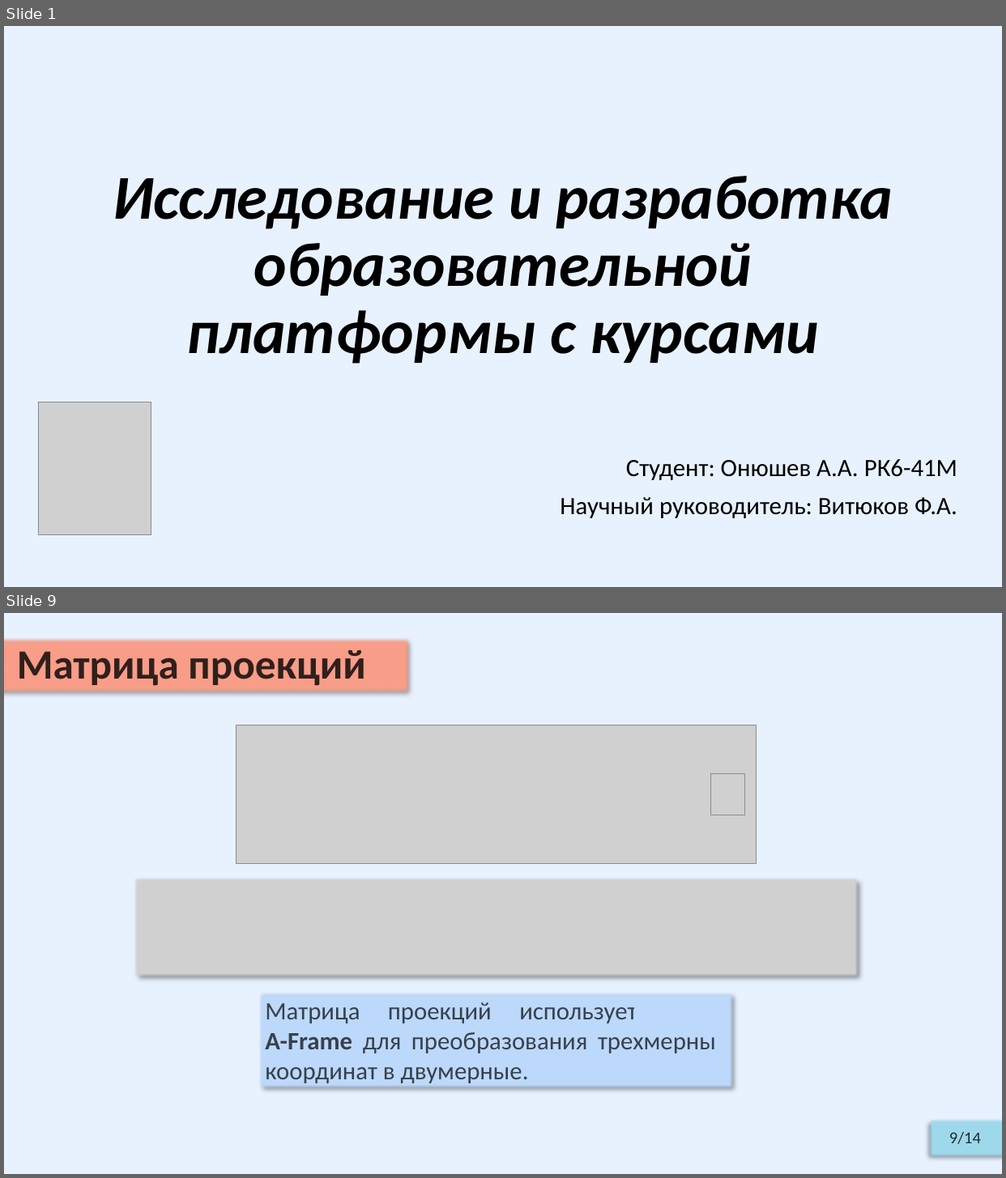
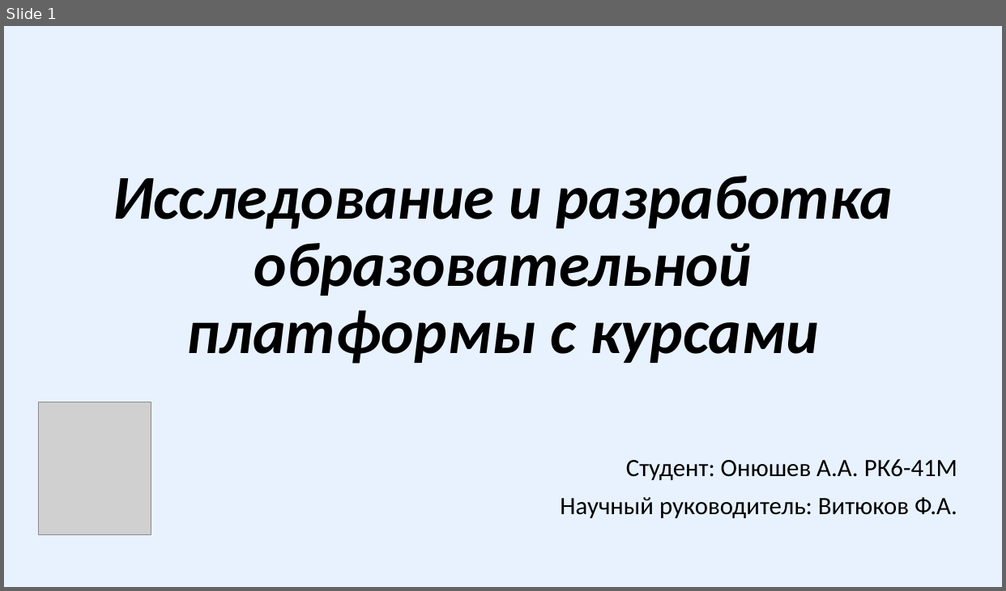
Before and after one commit to Relax-FM/Diploma, a slide deck: master/Diploma/presentation/OnyushevA_RK6-41M.pptx. Shown one above the other, each under a label of ours: slides 1 and 9 before the commit, slide 1 after it; the slides between them are not shown. The pictures are 1006x1178 and 1006x591 pixels, drawn with LibreOffice and Linux fonts; fonts in the diff are those of the drawing; grey boxes stand for pictures. Boxes give left, top, right and bottom in pixels: in the first picture for what was removed or moved away, otherwise in the second. Text is boxed around its words. In the diff, an @@ line names an element or a change of style, - is before the commit and + after.

```diff
--- a/master/Diploma/presentation/OnyushevA_RK6-41M.pptx
+++ b/master/Diploma/presentation/OnyushevA_RK6-41M.pptx
@@ slide 9 removed at (4,613,1002,1174), background #E8F2FE @@
@@ subtitle removed at (4,637,410,694) @@
-Матрица проекций
@@ picture removed at (236,725,756,864) @@
@@ picture removed at (710,774,745,815) @@
@@ picture removed at (134,877,859,978) @@
@@ rectangle removed at (258,992,735,1090) @@
-Матрица проекций используется в
-A-Frame для преобразования трехмерных координат в двумерные.
@@ rectangle removed at (927,1118,1002,1160) @@
-9/14
```
Also in this commit, not shown: 9 slides changed, 4 slides added, 3 other slides removed, 6 other files.
